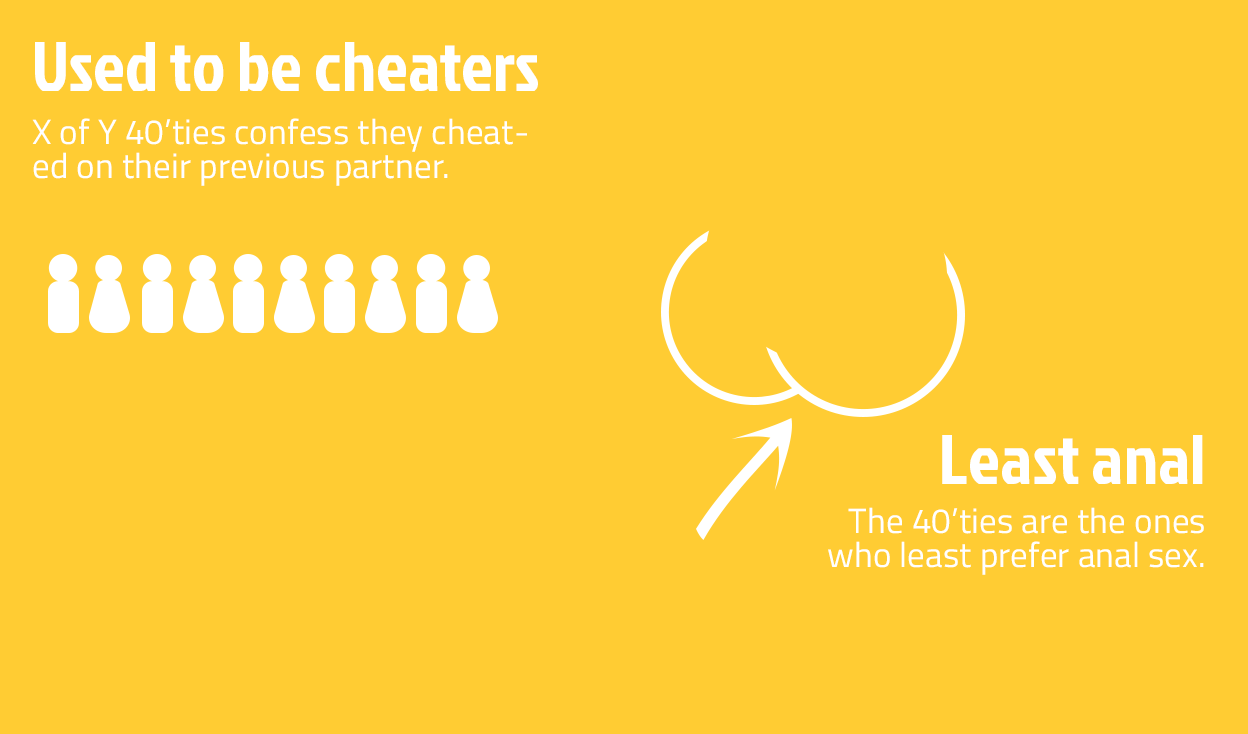
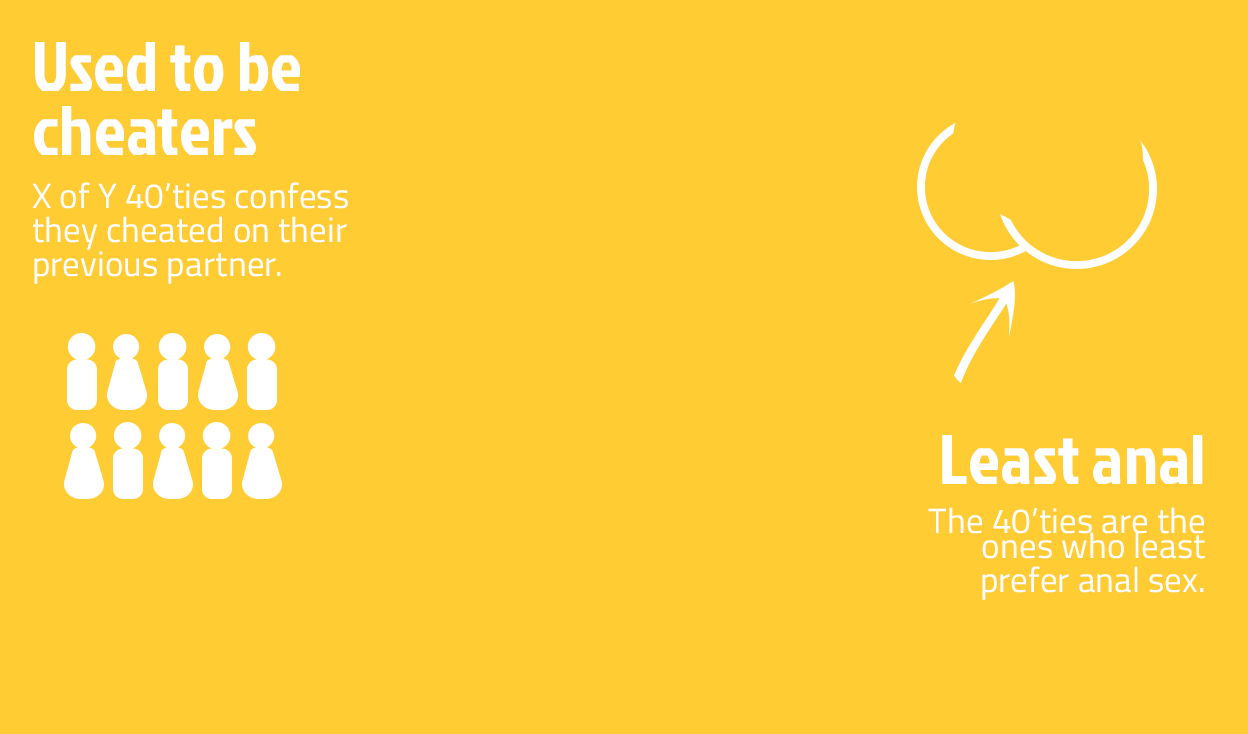
The second 1248 × 734 image is a revision of the first. Changes to its layers:
painted on "Woman" (1st of 5, in "40's" › "Men/women") over bbox(242, 255, 498, 499)
painted on "Man" (1st of 5, in "40's" › "Men/women") over bbox(202, 254, 447, 499)
painted on "Woman" (2nd of 5, in "40's" › "Men/women") over bbox(153, 255, 406, 499)
painted on "Man" (2nd of 5, in "40's" › "Men/women") over bbox(113, 254, 355, 499)
painted on "Woman" (3rd of 5, in "40's" › "Men/women") over bbox(64, 255, 315, 499)
painted on "Man" (3rd of 5, in "40's" › "Men/women") over bbox(233, 254, 277, 410)
painted on "Woman" (4th of 5, in "40's" › "Men/women") over bbox(183, 255, 238, 410)
painted on "Man" (4th of 5, in "40's" › "Men/women") over bbox(142, 254, 188, 410)
painted on "Woman" (5th of 5, in "40's" › "Men/women") over bbox(89, 255, 147, 410)
painted on "Man" (5th of 5, in "40's" › "Men/women") over bbox(48, 254, 97, 410)
painted on "Shape 1" over bbox(696, 281, 1015, 540)
painted on "Ellipse 1 copy 2" over bbox(706, 122, 1143, 367)
painted on "Ellipse 1 copy" over bbox(761, 122, 1157, 417)
painted on "Ellipse 1" over bbox(661, 122, 1064, 405)
painted on "Least anal The 40’ties are the ones who least prefer anal sex." over bbox(828, 507, 1205, 600)
renamed "Used to be cheaters X of Y 40’ties confess they cheated on thei" to "Used to be cheaters X of Y 40’ties confess they cheated on th", painted on it over bbox(32, 42, 538, 284)
